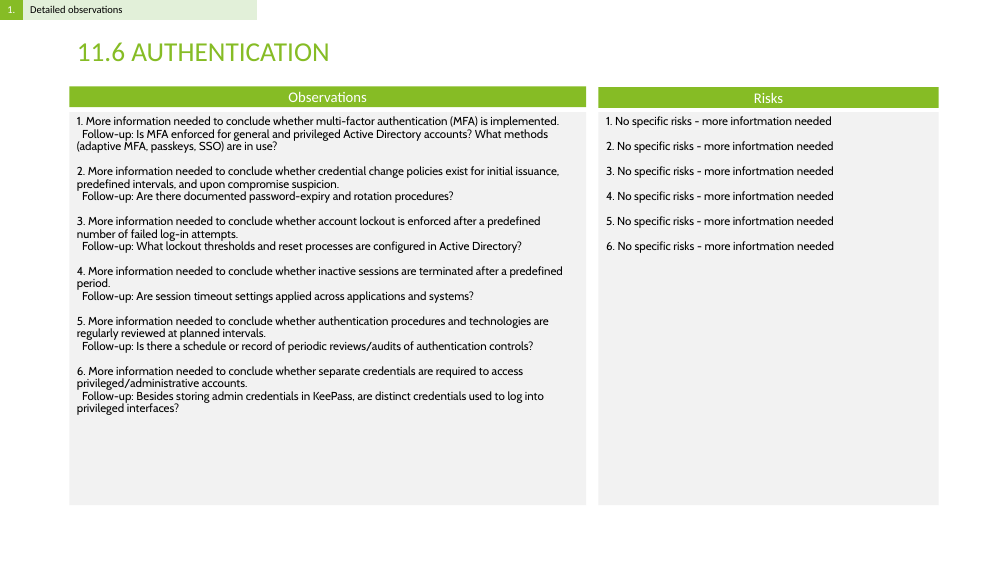
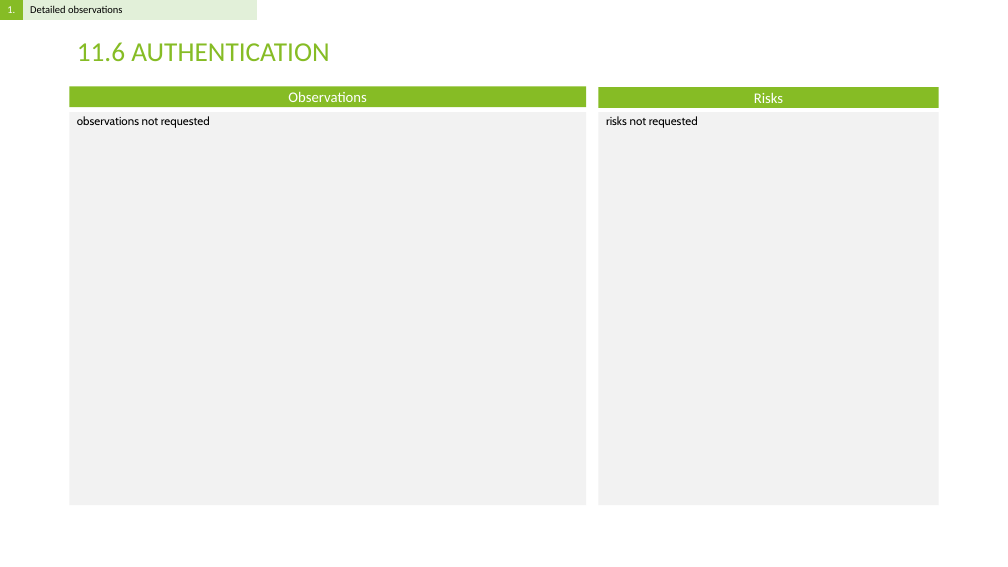
Before and after one commit to Rokas01/tprm, a slide deck: slide 13 of filename.pptx. Drawn at 1008x567 pixels with LibreOffice and Linux fonts; fonts in the diff are those of the drawing. Boxes give left, top, right and bottom in pixels: in the first picture for what was removed or moved away, otherwise in the second. Text is boxed around its words. In the diff, an @@ line names an element or a change of style, - is before the commit and + after.

```diff
--- a/filename.pptx
+++ b/filename.pptx
@@ text at (77,116,210,128): text changed @@
-1. More information needed to conclude whether multi-factor authentication (MFA) is implemented.
-Follow-up: Is MFA enforced for general and privileged Active Directory accounts? What methods (adaptive MFA, passkeys, SSO) are in use?
-2. More information needed to conclude whether credential change policies exist for initial issuance, predefined intervals, and upon compromise suspicion.
-Follow-up: Are there documented password-expiry and rotation procedures?
-3. More information needed to conclude whether account lockout is enforced after a predefined number of failed log-in attempts.
-Follow-up: What lockout thresholds and reset processes are configured in Active Directory?
-4. More information needed to conclude whether inactive sessions are terminated after a predefined period.
-Follow-up: Are session timeout settings applied across applications and systems?
-5. More information needed to conclude whether authentication procedures and technologies are regularly reviewed at planned intervals.
-Follow-up: Is there a schedule or record of periodic reviews/audits of authentication controls?
-6. More information needed to conclude whether separate credentials are required to access privileged/administrative accounts.
-Follow-up: Besides storing admin credentials in KeePass, are distinct credentials used to log into privileged interfaces?
+observations not requested
@@ text at (606,116,698,128): text changed @@
-1. No specific risks - more infortmation needed
-2. No specific risks - more infortmation needed
-3. No specific risks - more infortmation needed
-4. No specific risks - more infortmation needed
-5. No specific risks - more infortmation needed
-6. No specific risks - more infortmation needed
+risks not requested
```
Also in this commit, not shown: 13 other slides changed, 1 other file.
